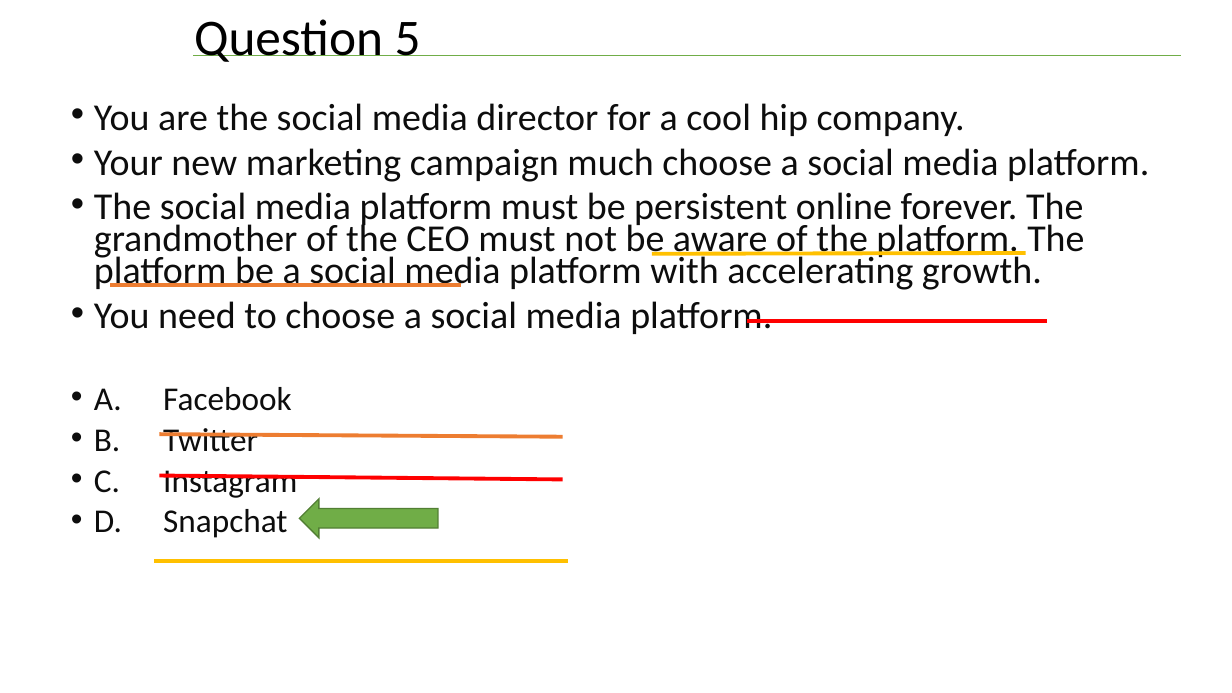
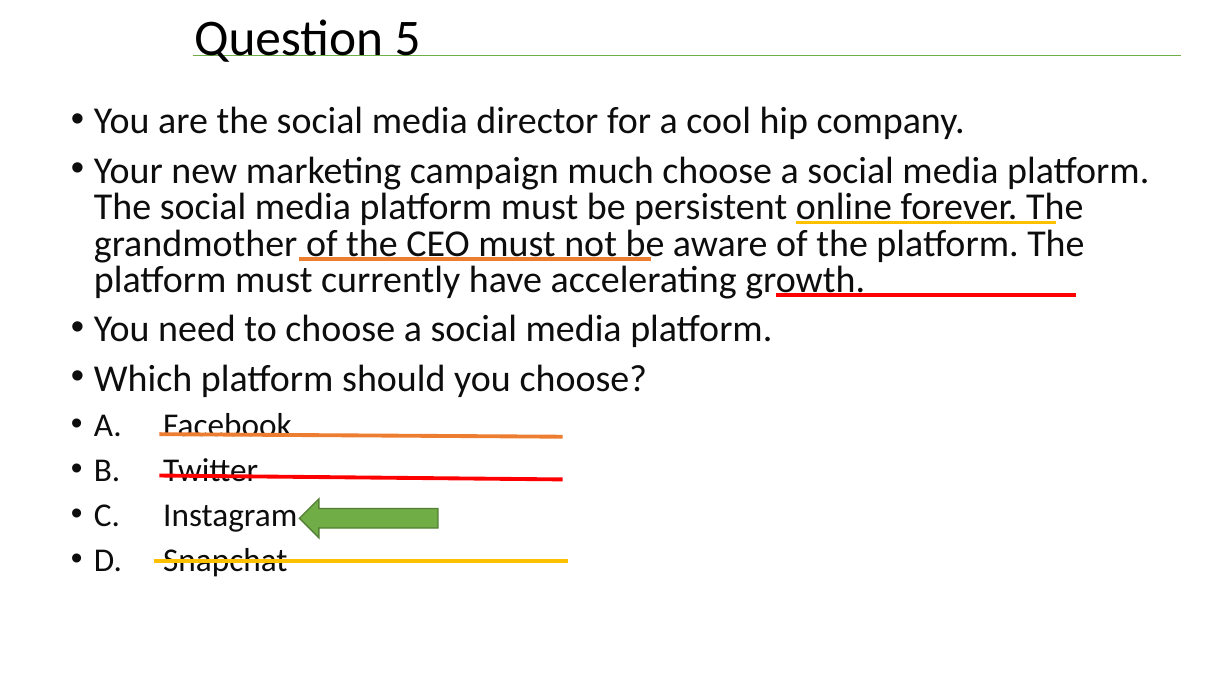
Before and after one commit to williamadba/Public-Presentations, a slide deck: slide 44 of SQLSat Bham 2019/Think Like a Certification Exam.pptx (slide 43 before the commit). Drawn at 1232x693 pixels with LibreOffice and Linux fonts; fonts in the diff are those of the drawing. Boxes give left, top, right and bottom in pixels: in the first picture for what was removed or moved away, otherwise in the second. Text is boxed around its words. In the diff, an @@ line names an element or a change of style, - is before the commit and + after.

Commit message:
latest update with fixed scifi sample questions
How could I have forgotten that there was a cat in Alien AND in Aliens? Gah.

```diff
--- a/SQLSat Bham 2019/Think Like a Certification Exam.pptx
+++ b/SQLSat Bham 2019/Think Like a Certification Exam.pptx
@@ text at (94, 106, 965, 577): line spacing 0.7 to 0.8 @@
@@ text at (94, 156, 1149, 299): text changed @@
-• Your new marketing campaign much choose a social media platform.
-• The social media platform must be persistent online forever. The grandmother of the CEO must not be aware of the platform. The platform be a social media platform with accelerating growth.
+• Your new marketing campaign much choose a social media platform. The social media platform must be persistent online forever. The grandmother of the CEO must not be aware of the platform. The platform must currently have accelerating growth.
@@ line moved from (1026, 253) - (653, 254) to (1056, 223) - (796, 223) @@
@@ line moved from (461, 285) - (110, 285) to (651, 259) - (299, 259) @@
@@ line moved from (1047, 321) - (748, 321) to (1077, 295) - (776, 295) @@
@@ text at (94, 364, 647, 397): paragraph added @@
+• Which platform should you choose?
```
Also in this commit, not shown: 16 other slides changed, 1 slide added, 1 other file.
